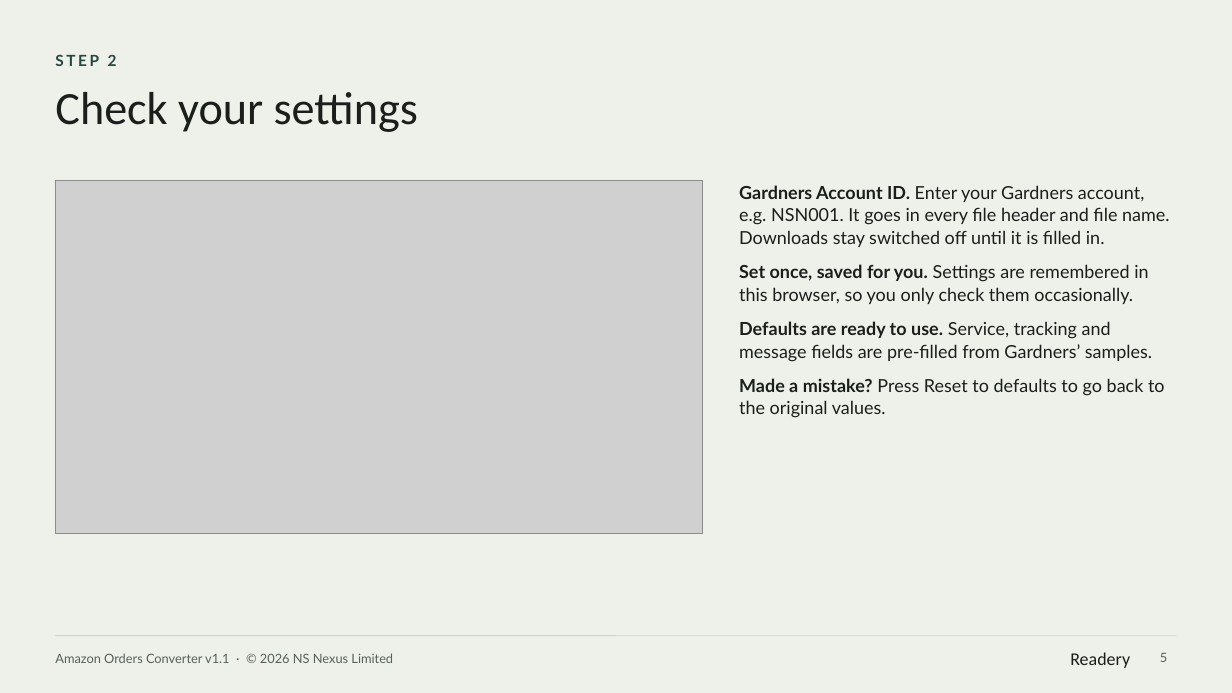
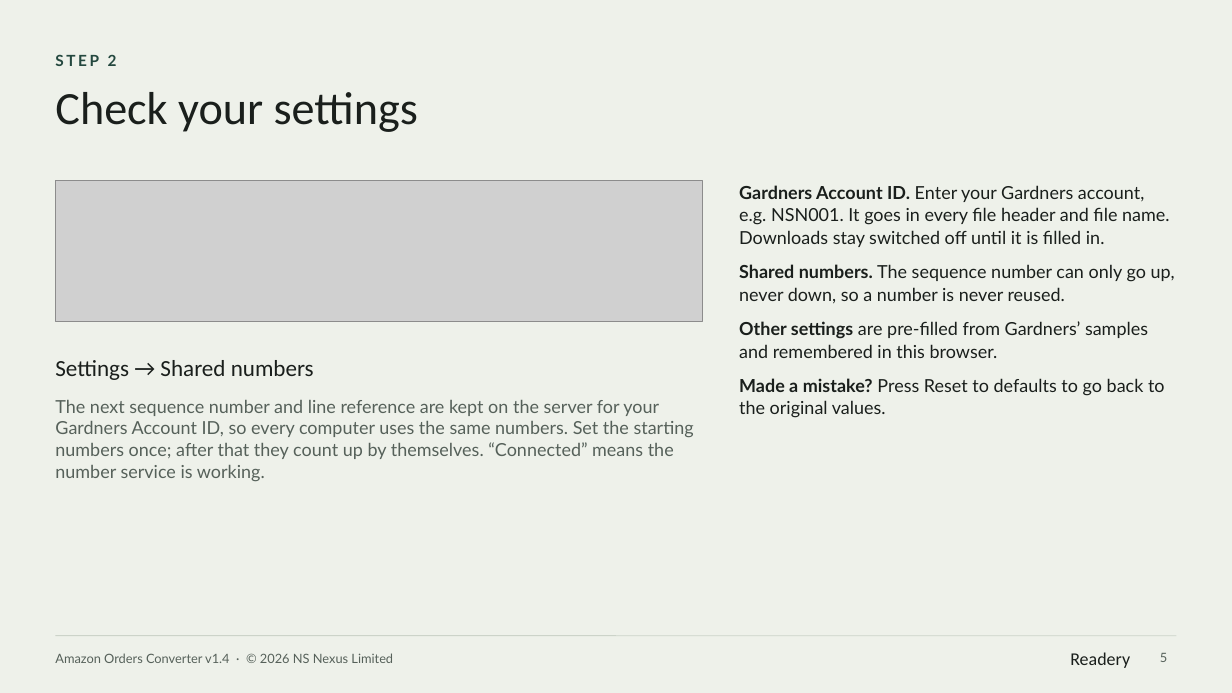
Before and after one commit to rado-penov/readery, a slide deck: slide 5 of orderconverter/Amazon-Orders-Converter-User-Manual.pptx. Drawn at 1232x693 pixels with LibreOffice and Linux fonts; fonts in the diff are those of the drawing; grey boxes stand for pictures. Boxes give left, top, right and bottom in pixels: in the first picture for what was removed or moved away, otherwise in the second. Text is boxed around its words. In the diff, an @@ line names an element or a change of style, - is before the commit and + after.

```diff
--- a/orderconverter/Amazon-Orders-Converter-User-Manual.pptx
+++ b/orderconverter/Amazon-Orders-Converter-User-Manual.pptx
@@ picture: place and size @@
-picture at [55,180,702,534]
+picture at [55,180,702,322]
@@ text at [739,264,1175,358]: text changed @@
-• Set once, saved for you. Settings are remembered in this browser, so you only check them occasionally.
-• Defaults are ready to use. Service, tracking and message fields are pre-filled from Gardners’ samples.
+• Shared numbers. The sequence number can only go up, never down, so a number is never reused.
+• Other settings are pre-filled from Gardners’ samples and remembered in this browser.
@@ text added at [55,360,314,380], 18 pt, text #1A1F1C @@
+Settings → Shared numbers
@@ text added at [55,400,694,481], 14 pt, text #56615A @@
+The next sequence number and line reference are kept on the server for your Gardners Account ID, so every computer uses the same numbers. Set the starting numbers once; after that they count up by themselves. “Connected” means the number service is working.
@@ text at [55,653,393,663]: text changed @@
-Amazon Orders Converter v1.1 · © 2026 NS Nexus Limited
+Amazon Orders Converter v1.4 · © 2026 NS Nexus Limited
```
Also in this commit, not shown: 11 other slides changed, 2 slides added, 1 other file.
